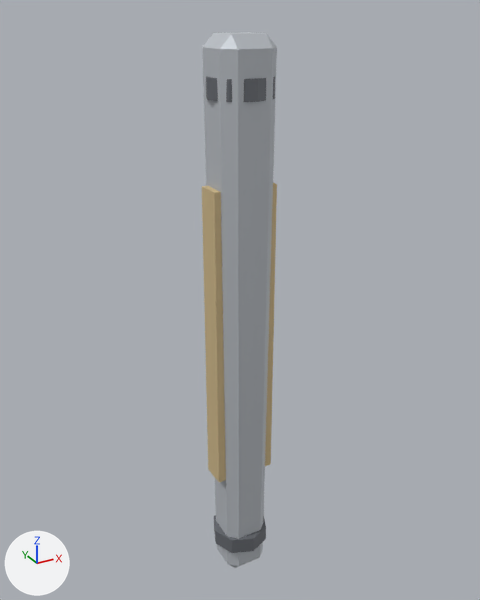
The glTF model assets/export/models/bastion.leg_3.glb: old version first, new version second.
Before and after are seen from a 50 mm camera at (-3.17, -5.78, 3.36) aimed at (0.09, 0.15, 0.4). Arrows for +X, +Y and +Z are at lower left; the lights stay in place. The first picture is the older version. Vertices at exactly the same position are counted once.
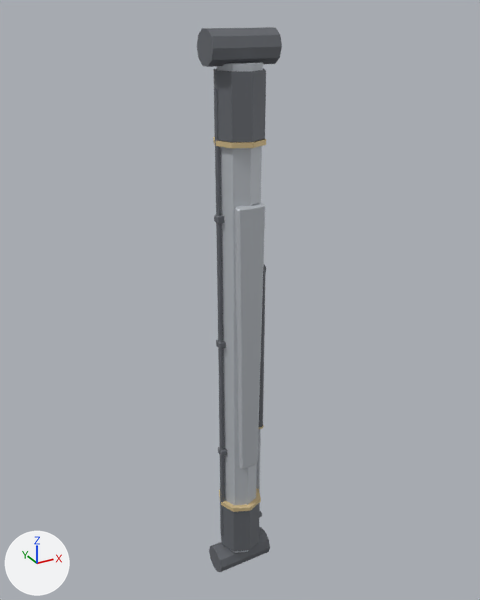
Boxes (x1, y1, x2, y2) around the edits, measured in the pictures (480 x 600 px; the box of a moved part takes in the faces that stretch with it):
'Mesh_0', reshaped (13% wider)
    before: (202, 32, 277, 568)
    after: (197, 27, 282, 572)
part 1 of me_mesh_0, added
    after: (217, 62, 263, 553)
part 2 of me_mesh_0, added (mostly hidden)
    after: (256, 429, 261, 512)
part 3 of me_mesh_0, added
    after: (220, 503, 260, 551)
part 4 of me_mesh_0, added
    after: (209, 527, 270, 572)
part 5 of me_mesh_0, added
    after: (214, 68, 266, 142)
part 6 of me_mesh_0, added
    after: (197, 27, 282, 67)
part 7 of me_mesh_0, added
    after: (259, 270, 266, 427)
part 8 of me_mesh_0, added
    after: (217, 282, 223, 342)
part 9 of me_mesh_0, added
    after: (218, 348, 224, 403)
part 10 of me_mesh_0, moved or reshaped
    before: (202, 186, 226, 482)
    after: (218, 447, 227, 456)
part 11 of me_mesh_0, moved or reshaped
    before: (202, 32, 277, 568)
    after: (216, 340, 226, 349)
part 12 of me_mesh_0, moved or reshaped
    before: (265, 183, 277, 466)
    after: (214, 214, 224, 224)
part 13 of me_mesh_0, added
    after: (219, 488, 261, 512)
part 14 of me_mesh_0, added
    after: (213, 137, 266, 148)
part 15 of me_mesh_0, added
    after: (235, 203, 265, 469)
part 16 of me_mesh_0, cut back
    before: (206, 76, 275, 102)
    after: (214, 88, 222, 283)
part 17 of me_mesh_0, cut back
    before: (214, 515, 266, 553)
    after: (219, 402, 225, 536)

The edits, one by one:
me_mesh_0 is used by ob_mesh_0; location (0.0, 0.0, 0.0).
me_mesh_0 had 104 vertices, 188 faces and spanned x -0.35..0.35, y -0.34..0.34, z -3.15..3.15.
me_mesh_0 now has 424 vertices, 748 faces and spans x -0.36..0.36, y -0.27..0.27, z -3.19..3.19.
me_mesh_0 part 1: a new loose piece, an 8-sided cut cone along z (radius 0.21 at the low end, 0.23 at the high end) spanning x -0.23..0.23, y -0.23..0.23, z -2.9..2.9, in mat_armor (light grey #c4c8ce).
me_mesh_0 part 2: a new loose piece, an 8-sided cylinder along z spanning x 0.238..0.287, y -0.024..0.024, z -2.553..-1.235, in mat_armor (light grey #c4c8ce).
me_mesh_0 part 3: a new loose piece, an 8-sided cylinder along z spanning x -0.26..0.26, y -0.26..0.26, z -2.84..-2.2, in mat_dark (grey #6f7379).
me_mesh_0 part 4: a new loose piece, a 10-sided cylinder along x spanning x -0.36..0.36, y -0.17..0.17, z -3.19..-2.87, in mat_dark (grey #6f7379).
me_mesh_0 part 5: a new loose piece, an 8-sided cylinder along z spanning x -0.26..0.26, y -0.26..0.26, z 2.2..2.84, in mat_dark (grey #6f7379).
me_mesh_0 part 6: a new loose piece, a 10-sided cylinder along x spanning x -0.36..0.36, y -0.17..0.17, z 2.87..3.19, in mat_dark (grey #6f7379).
me_mesh_0 part 7: a new loose piece, a 10-sided cylinder along z spanning x 0.212..0.313, y -0.048..0.048, z -1.235..0.788, in mat_dark (grey #6f7379).
me_mesh_0 part 8: a new loose piece, a 6-sided cylinder along z spanning x -0.266..-0.205, y -0.026..0.026, z 0.0..0.732, in mat_dark (grey #6f7379).
me_mesh_0 part 9: a new loose piece, a 6-sided cylinder along z spanning x -0.266..-0.205, y -0.026..0.026, z -0.732..0.0, in mat_dark (grey #6f7379).
me_mesh_0 part 10: the loose piece of 24 vertices spanning x -0.35..-0.23, y -0.14..0.14, z -1.73..1.73 is scaled about its middle by (0.723, 0.31, 0.0192), then moved by (0.07, 0.0, -1.42), in mat_dark (grey #6f7379).
me_mesh_0 part 11: the loose piece of 24 vertices spanning x -0.3..0.3, y -0.3..0.3, z -3.15..3.15 is scaled about its middle by (0.206, 0.206, 0.0109), then moved by (-0.22, 0.0, 0.0), in mat_dark (grey #6f7379).
me_mesh_0 part 12: the loose piece of 24 vertices spanning x 0.23..0.35, y -0.14..0.14, z -1.73..1.73 is scaled about its middle by (0.723, 0.31, 0.0192), then moved by (-0.51, 0.0, 1.42), in mat_dark (grey #6f7379).
me_mesh_0 part 13: a new loose piece, an 8-sided cylinder along z spanning x -0.269..0.269, y -0.269..0.269, z -2.198..-2.148, in mat_trim (beige #ddc595).
me_mesh_0 part 14: a new loose piece, an 8-sided cylinder along z spanning x -0.269..0.269, y -0.269..0.269, z 2.148..2.198, in mat_trim (beige #ddc595).
me_mesh_0 part 15: a new loose piece of 24 vertices spanning x -0.16..0.16, y -0.26..-0.16, z -1.58..1.58, in mat_armor (light grey #c4c8ce).
me_mesh_0 part 16: 16 vertices removed from x -0.34..0.34, y -0.34..0.34, z 2.58..2.78; 36 vertices added at x -0.27..-0.21, y -0.03..0.03, z 0.73..2.68.
me_mesh_0 part 17: 16 vertices removed from x -0.34..0.34, y -0.34..0.34, z -2.78..-2.58; 36 vertices added at x -0.27..-0.21, y -0.03..0.03, z -2.68..-0.73.
Other edits to the shape of me_mesh_0 do not show in these pictures.
